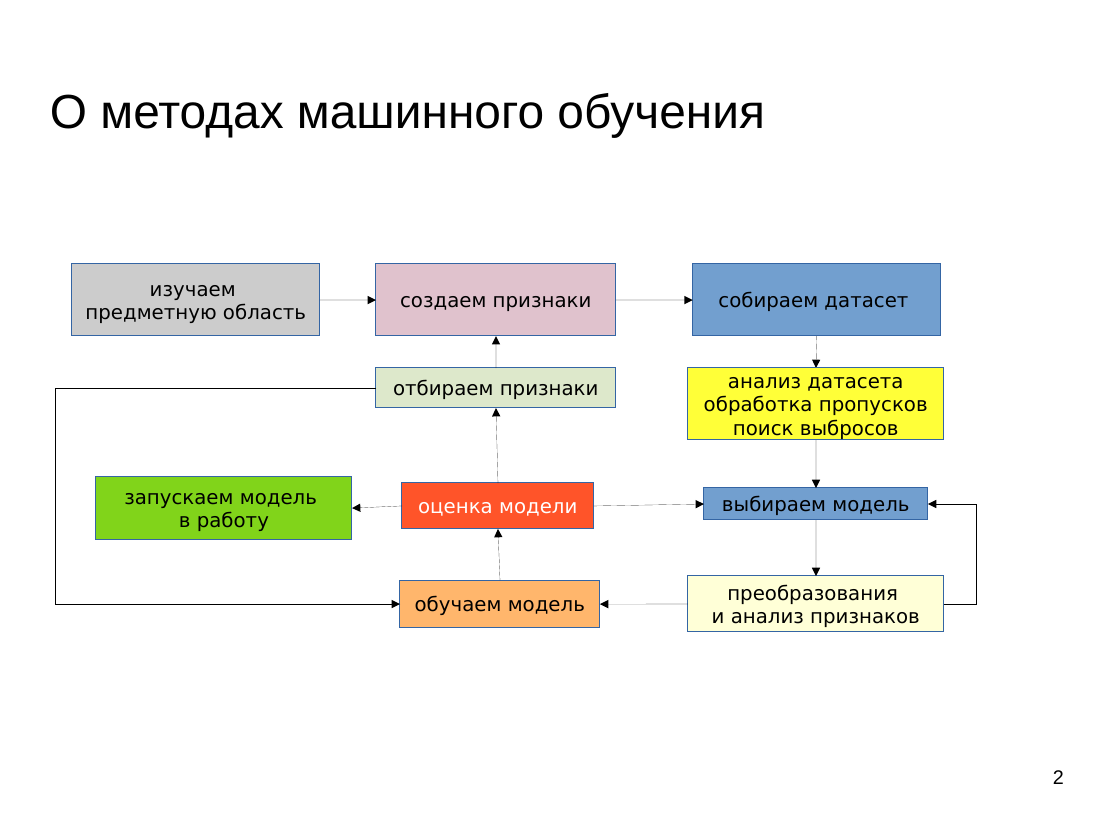
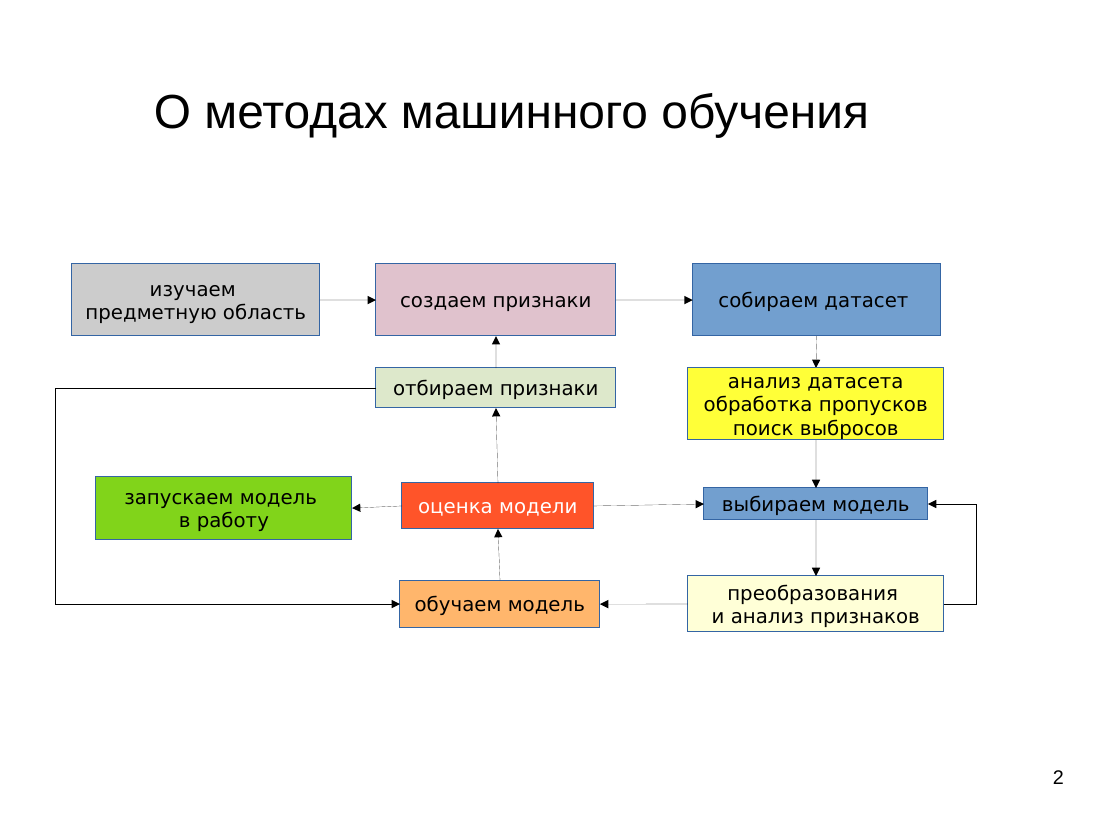
Before and after one commit to mechanoid5/ml_lectorium_2025_I, a slide deck: slide 2 of 03-ml-basic.odp. Drawn at 1120x840 pixels with LibreOffice and Linux fonts; fonts in the diff are those of the drawing; background and template pictures are left out. Boxes give left, top, right and bottom in pixels: in the first picture for what was removed or moved away, otherwise in the second. Text is boxed around its words. In the diff, an @@ line names an element or a change of style, - is before the commit and + after.

```diff
--- a/03-ml-basic.odp
+++ b/03-ml-basic.odp
@@ title "О методах машинного обучения" moved from (x1=50, y1=93, x2=765, y2=137) to (x1=154, y1=93, x2=869, y2=137) @@
```
Also in this commit, not shown: 3 other slides changed, 2 other files.
